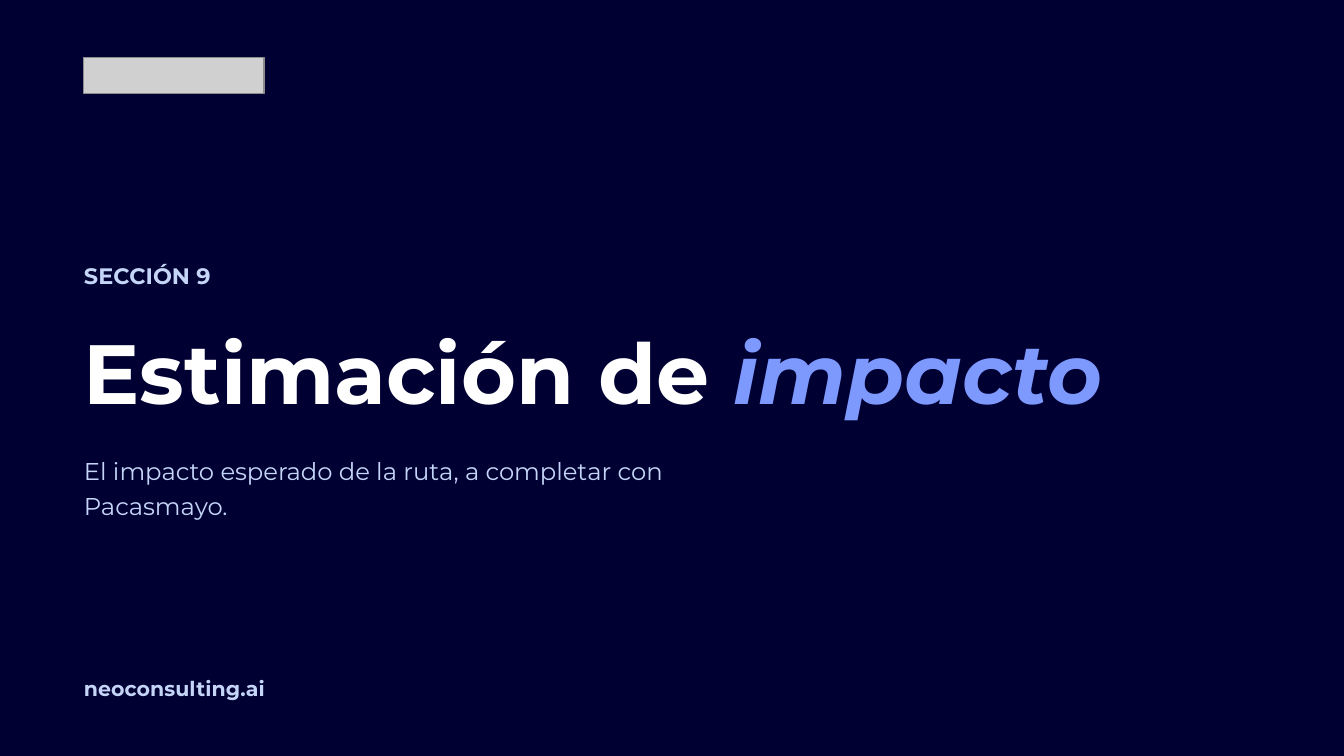
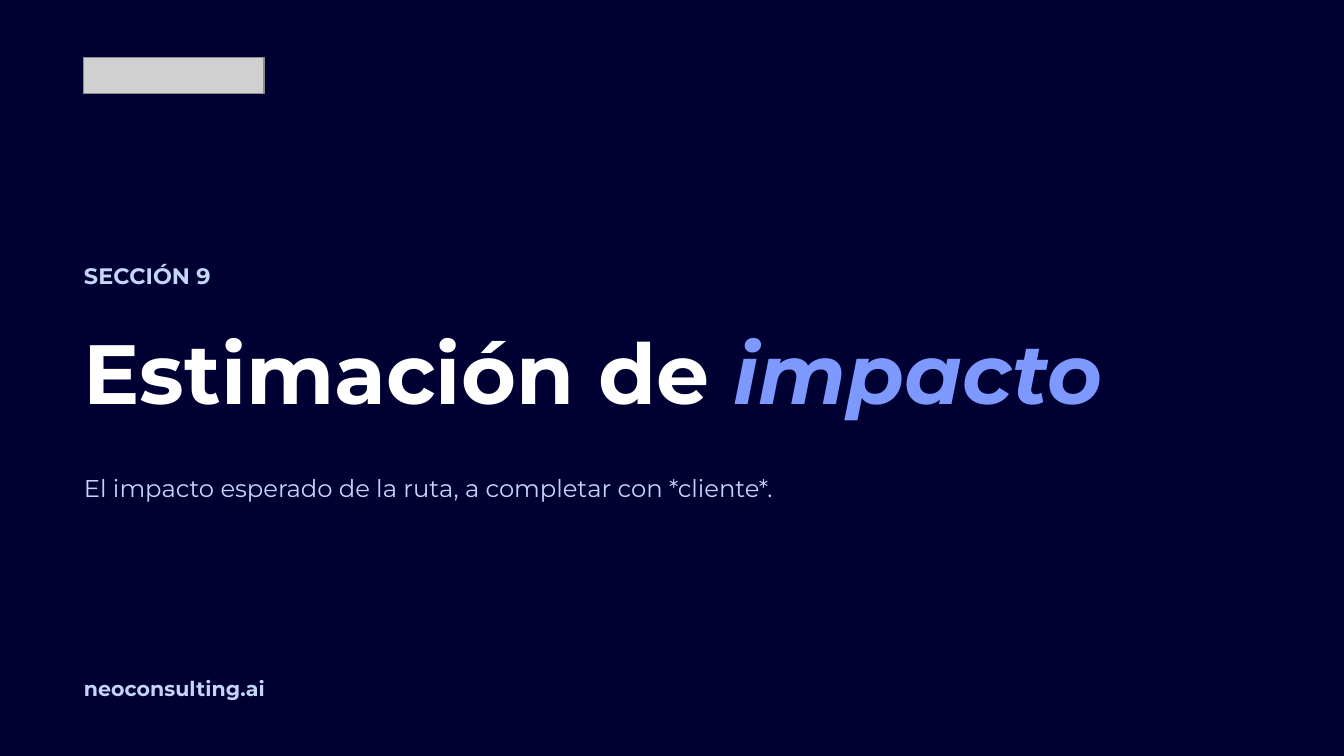
Before and after one commit to miguelchumacero/plantilla-base-deck, a slide deck: slide 28 of plantilla-base.pptx. Drawn at 1344x756 pixels with LibreOffice and Linux fonts; fonts in the diff are those of the drawing; grey boxes stand for pictures; background and template pictures are left out. Boxes give left, top, right and bottom in pixels: in the first picture for what was removed or moved away, otherwise in the second. Text is boxed around its words. In the diff, an @@ line names an element or a change of style, - is before the commit and + after.

```diff
--- a/plantilla-base.pptx
+++ b/plantilla-base.pptx
@@ text at <box>84,479,773,502</box>: text changed @@
-El impacto esperado de la ruta, a completar con Pacasmayo.
+El impacto esperado de la ruta, a completar con *cliente*.
```
Also in this commit, not shown: 18 other slides changed.
